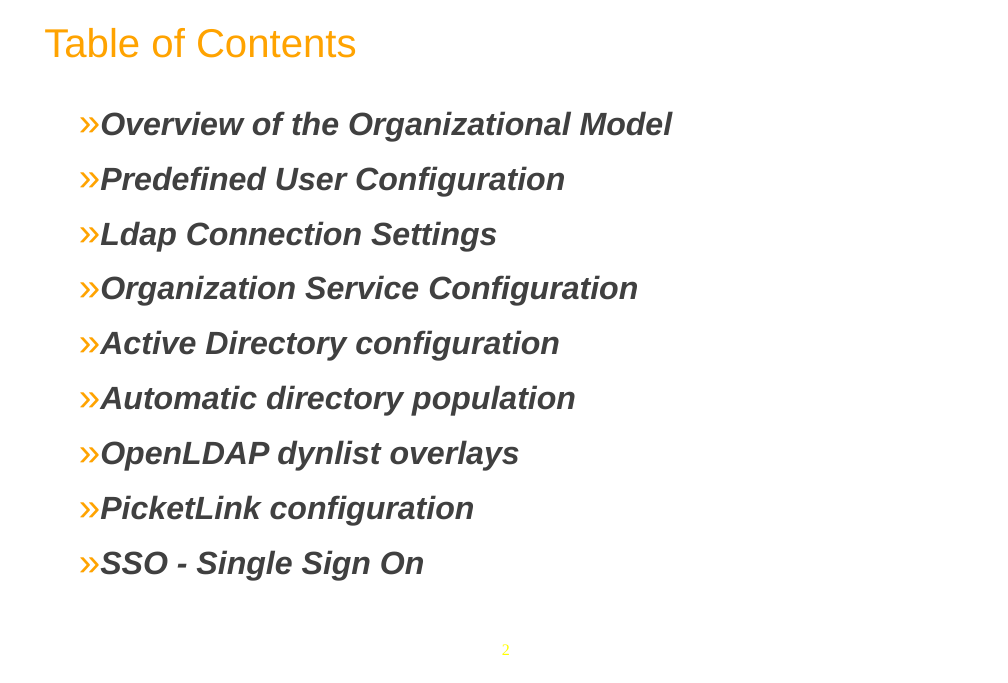
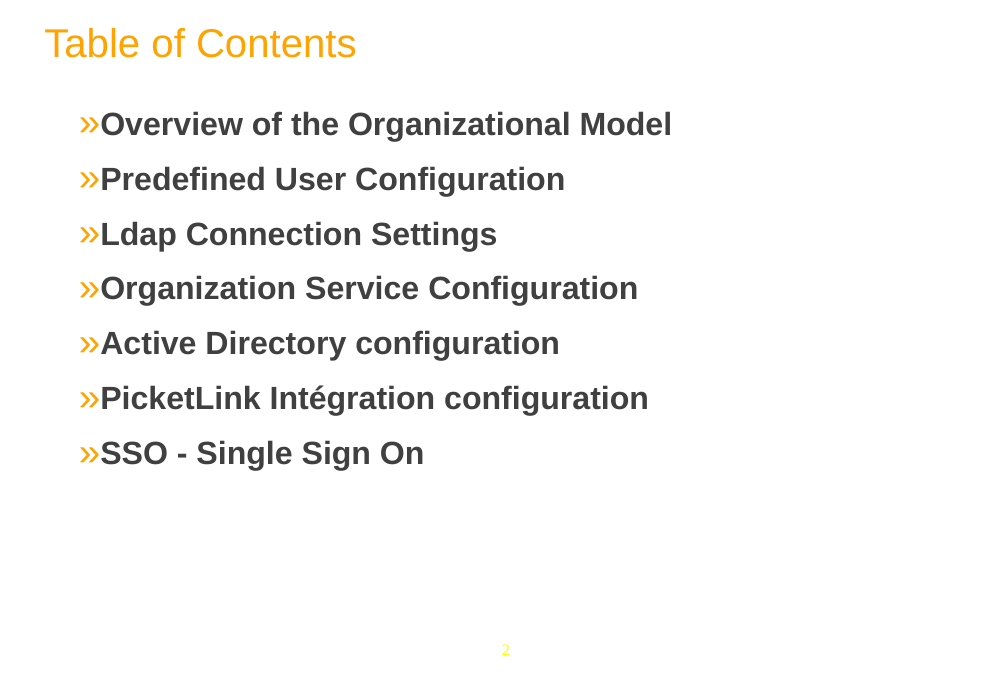
Before and after one commit to anhvurz90/training, a slide deck: slide 2 of exo-sysAdmin/970-LdapConfig-XSys.pptx. Drawn at 1008x683 pixels with LibreOffice and Linux fonts; fonts in the diff are those of the drawing; background and template pictures are left out. Boxes give left, top, right and bottom in pixels: in the first picture for what was removed or moved away, otherwise in the second. Text is boxed around its words. In the diff, an @@ line names an element or a change of style, - is before the commit and + after.

```diff
--- a/exo-sysAdmin/970-LdapConfig-XSys.pptx
+++ b/exo-sysAdmin/970-LdapConfig-XSys.pptx
@@ text at [100,111,673,471]: italic off in "Overview of the Organizational Model", "Predefined User Configuration", "Ldap Connection Settings", "Organization Service Configuration" and 2 more places @@
@@ text at [100,385,649,416]: text changed; italic off @@
-  » Automatic directory population
-  » OpenLDAP dynlist overlays
-  » PicketLink configuration
+  » PicketLink Intégration configuration
```
Also in this commit, not shown: 1 other slide changed, 18 slides added.
